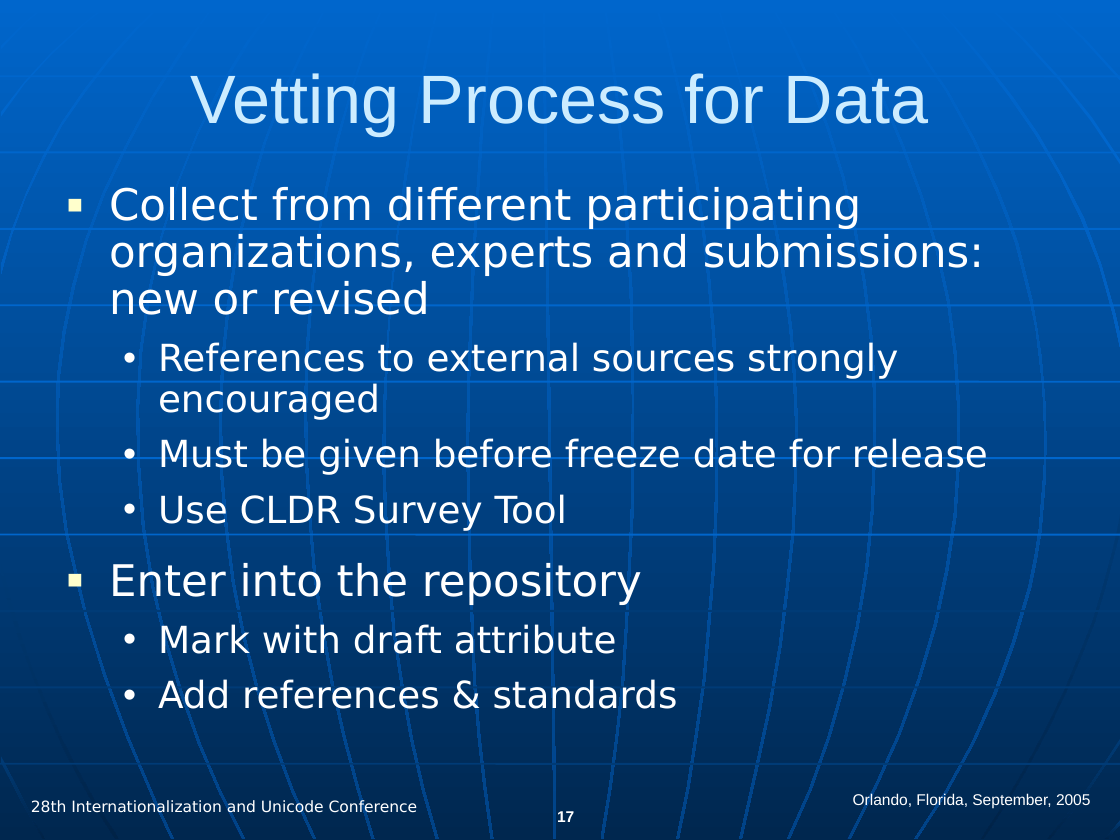
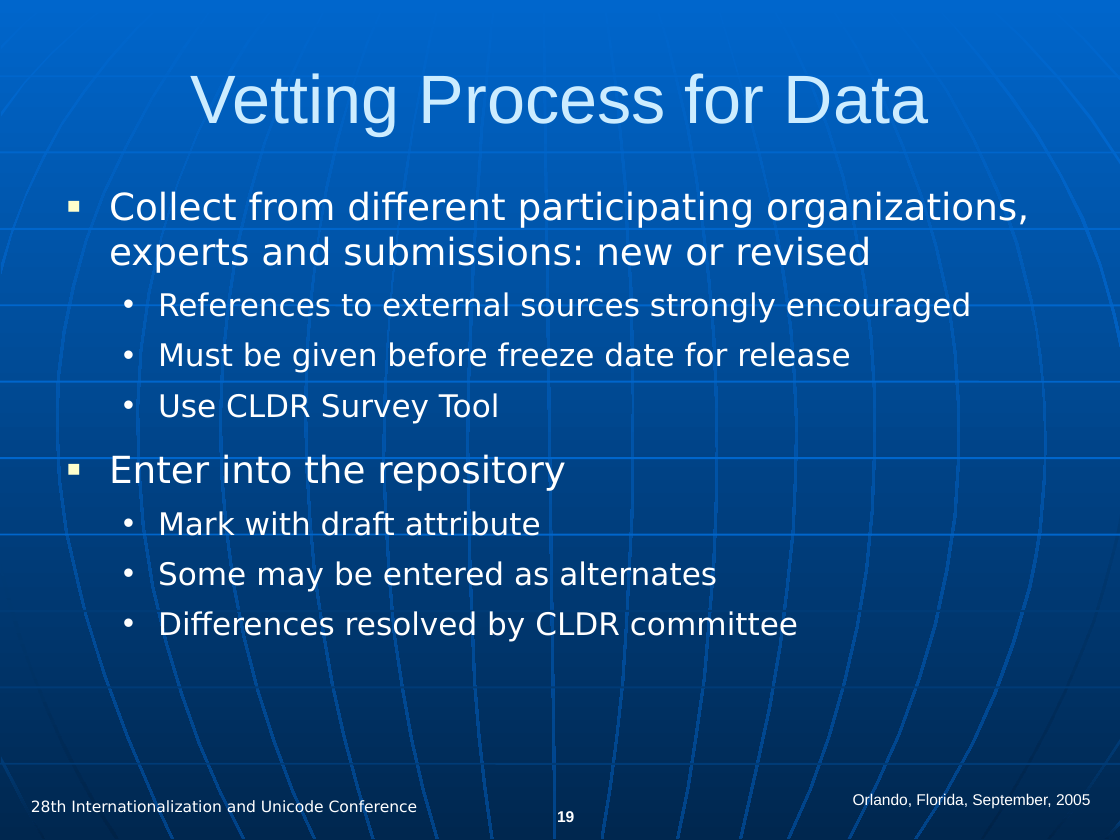
Before and after one commit to hanikesn/cldr, a slide deck: slide 19 of docs/presentations/cldr_overview.ppt (slide 17 before the commit). Drawn at 1120x840 pixels with LibreOffice and Linux fonts; fonts in the diff are those of the drawing. Boxes give left, top, right and bottom in pixels: in the first picture for what was removed or moved away, otherwise in the second. Text is boxed around its words. In the diff, an @@ line names an element or a change of style, - is before the commit and + after.

```diff
--- a/docs/presentations/cldr_overview.ppt
+++ b/docs/presentations/cldr_overview.ppt
@@ text at [109, 191, 1029, 536]: size 28 to 24 pt in "Collect from different participating organizations, experts  ...", "Enter into the repository"; size 24 to 20 pt in "References to external sources strongly encouraged", "Must be given before freeze date for ...", "Use CLDR Survey Tool", "Mark with draft attribute"; line spacing 0.9 to 1; less space between paragraphs @@
@@ text at [158, 560, 798, 642]: text changed; size 24 to 20 pt @@
-  • Add references & standards
+  • Some may be entered as alternates
+  • Differences resolved by CLDR committee
@@ page number at [557, 811, 574, 822]: text changed @@
-17
+19
```
Also in this commit, not shown: 15 other slides changed, 2 slides added, 6 slides removed.
